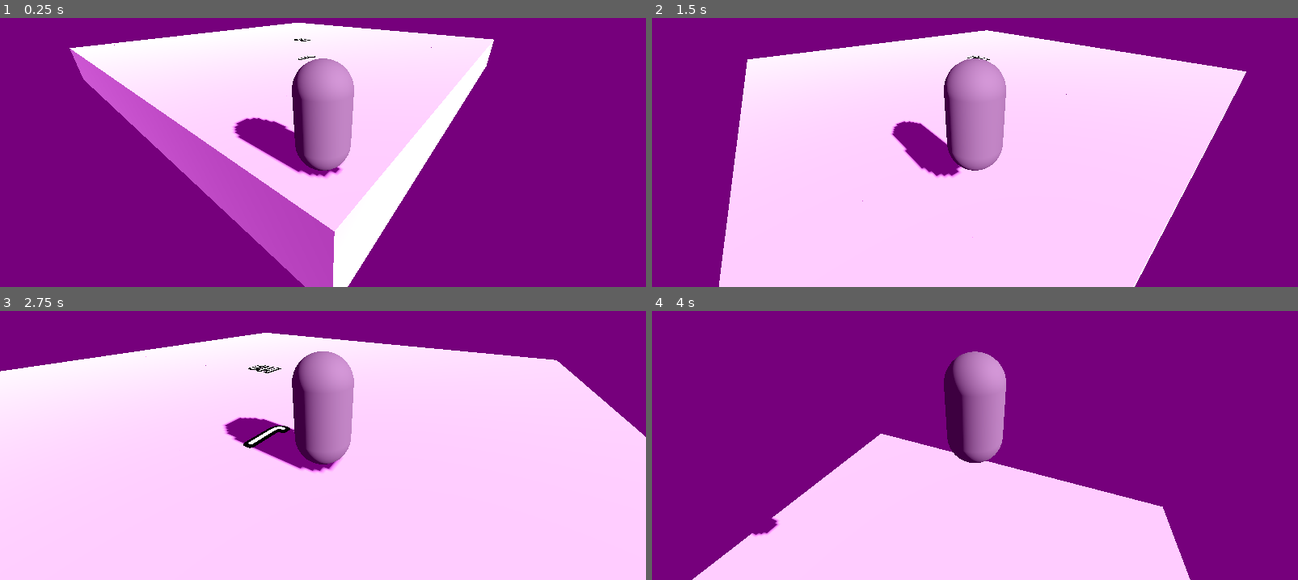
Above: before the commit, frames 1-4 (two rows, left to right).
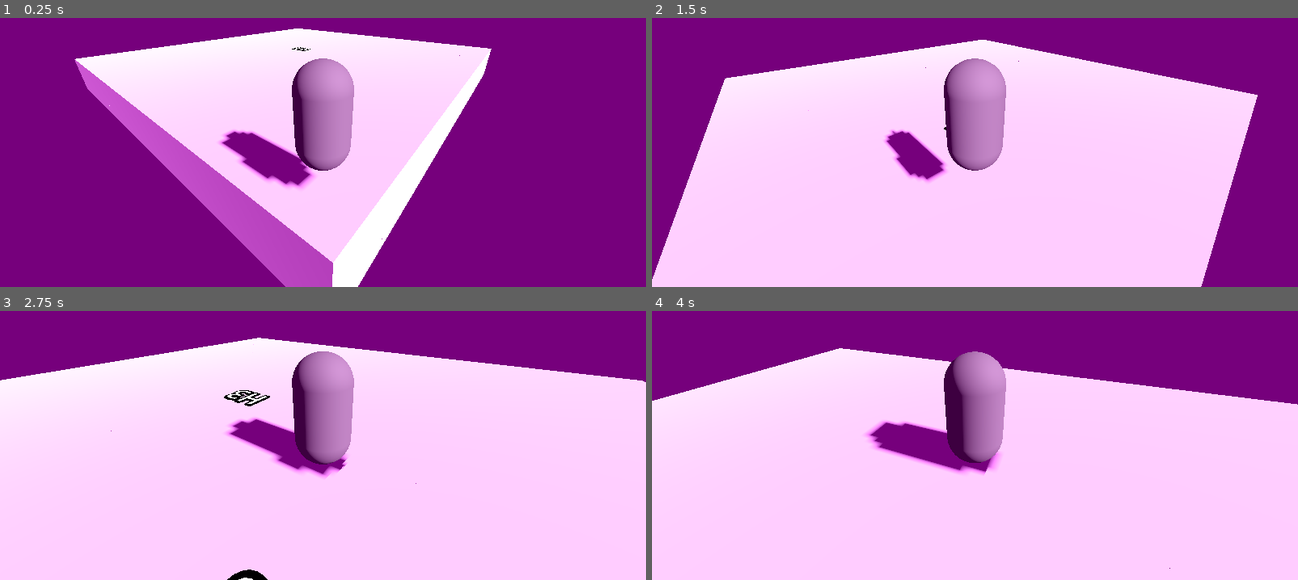
Above: after the commit, the same moments.

Repository: Pancia/UntitledAirshipGame
Game: Godot game, scene res://world.tscn
The game is run twice, just before and just after one commit, with the same random seed, the same clock (stepped at 60 frames per second) and the same inputs.
Inputs (mouse positions are in pixels of both pictures, inside the frame that each line leads up to):
- Up to frame 1 (0.25 s): no input
- Up to frame 2 (1.5 s): move the mouse to (1007, 104) at 0.52 s; hold W (move_forward) from 0.53 s (still down); tap Space (jump) at 0.77 s; move the mouse to (942, 106) at 1.27 s
- Up to frame 3 (2.75 s): keep holding W (move_forward); tap Space (jump) at 1.52 s; move the mouse to (335, 391) at 2.02 s
- Up to frame 4 (4 s): keep holding W (move_forward); move the mouse to (968, 405) at 2.77 s; tap Space (jump) at 3.02, 3.77 s; move the mouse to (1020, 402) at 3.52 s

The runs differ from the first frame. In frame 1, 11% of the frame differs, in the area x 10-77%, y 1-100%; in frame 2, 16%; in frame 3, 5.0%; in frame 4, 47%, in the area x 0-100%, y 13-100%.

Commit message:
fixing heart cube scaling bug

Diff:
--- a/cubes/base_cube.tscn
+++ b/cubes/base_cube.tscn
@@ -10,7 +10,6 @@
 material = SubResource("StandardMaterial3D_w8yye")
 
 [node name="BaseCube" type="StaticBody3D"]
-transform = Transform3D(2, 0, 0, 0, 2, 0, 0, 0, 2, 0, 0, 0)
 script = ExtResource("1_hxe2s")
 
 [node name="CollisionShape3D" type="CollisionShape3D" parent="."]
--- a/cubes/heart_cube.gd
+++ b/cubes/heart_cube.gd
@@ -3,7 +3,7 @@
 var heart_cube_res = preload("res://cubes/heart_cube.tscn")
 var start_time = 0
 var time_to_grow = 5
-var grew = false
+var spawned_child = false
 
 func _init():
 	kind = "HEART"
@@ -13,13 +13,14 @@
 	label.text = "H%s" % time_to_grow
 
 func _process(delta):
+	#TODO use delta
 	var seconds_elapsed = floor((Time.get_ticks_msec() - start_time)/1000)
 	label.text = "H%s" % max(0, (time_to_grow - seconds_elapsed))
-	if not grew and seconds_elapsed >= time_to_grow:
+	if not spawned_child and seconds_elapsed >= time_to_grow:
 		var growth = heart_cube_res.instantiate()
 		growth.position = position + Vector3(0, 1, 0)
 		add_child(growth)
-		grew = true
+		spawned_child = true
 
 func highlight():
 	pass
--- a/player.gd
+++ b/player.gd
@@ -1,7 +1,7 @@
 extends CharacterBody3D
 
 
-const SPEED = 3.5
+const SPEED = 2.5
 const JUMP_VELOCITY = 4.5
 const MOUSE_SENSITIVITY = 0.2
 
--- a/world.gd
+++ b/world.gd
@@ -15,7 +15,7 @@
 				newCube = jump_cube_res.instantiate()
 			else:
 				newCube = base_cube_res.instantiate()
-			newCube.position = Vector3(2 * x, 0, 2 * z)
+			newCube.position = Vector3(x, 0, z)
 			add_child(newCube)
 
 func _process(delta):
--- a/world.tscn
+++ b/world.tscn
@@ -13,7 +13,7 @@
 script = ExtResource("1_3pcln")
 
 [node name="Player" parent="." instance=ExtResource("2_gv5qa")]
-transform = Transform3D(-0.783075, 0, -0.621927, 0, 1, 0, 0.621927, 0, -0.783075, -0.00453138, 1.66063, 0.00594044)
+transform = Transform3D(-0.391538, 0, -0.310964, 0, 0.5, 0, 0.310964, 0, -0.391538, -0.00453138, 1.66063, 0.00594044)
 
 [node name="WorldEnvironment" type="WorldEnvironment" parent="."]
 environment = SubResource("Environment_71ota")
Not shown, added: README.md
